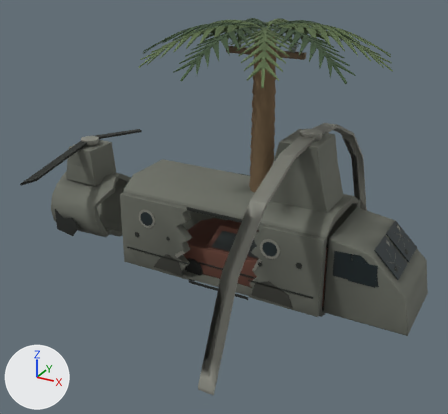
Before and after pictures for a commit that changed the glTF model apps/range/public/models/crash.glb.
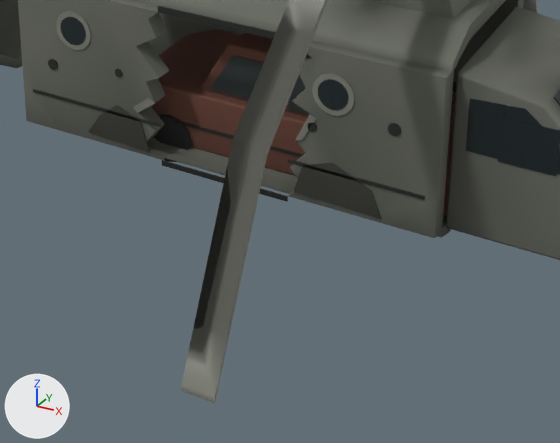
Each version is shown whole from a camera (50 mm lens) standing at (6.26, -13.37, 8.57) and looking at (-0.83, -0.48, 2.13), then close up on the part from 25% to 84% of the width and 49% to 100% of the height. Arrows for +X, +Y and +Z are at lower left; the lights stay in place. The older version's two pictures come first.

Objects in the first close-up: 'burned-car', 'helicopter' and 1 more.
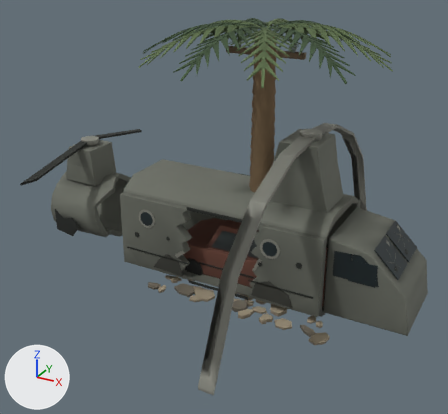
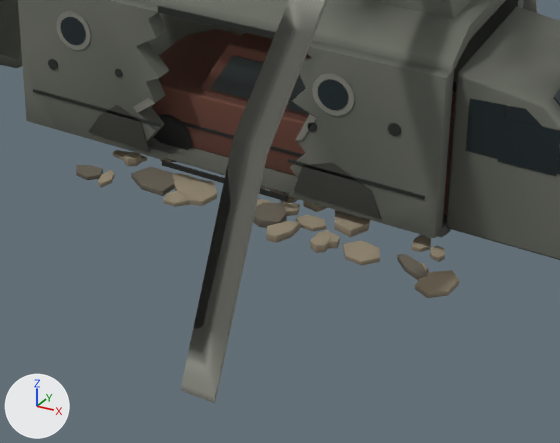
Commit message: Add scattered debris to Crash site

Changed parts and their boxes (x1, y1, x2, y2) in the close-ups (560 x 443 px):
'impact-scatter-23', added: after (124, 152, 429, 281)
    faces in mat_rubble_stone: (124, 152, 429, 280)
    faces in mat_rubble_dark: (253, 203, 428, 281)
'impact-scatter-11', added: after (76, 150, 459, 298)
    faces in mat_rubble_stone: (113, 150, 459, 298)
    faces in mat_rubble_dark: (76, 165, 174, 196)
'impact-scatter-37', added (mostly hidden): after (98, 159, 370, 243)

The edits, one by one:
Mesh me_impact_scatter_37 is new.
It has 360 vertices, 600 faces and spans x -2.57..1.92, y -1.97..1.95, z 0.01..0.11.
Faces by material slot: [120, 480].
It uses material mat_rubble_dark.
It uses material mat_rubble_stone.
Mesh me_impact_scatter_23 is new.
It has 360 vertices, 600 faces and spans x -2.53..2.58, y -1.95..2.07, z 0.01..0.11.
Faces by material slot: [120, 480].
It uses material mat_rubble_dark.
It uses material mat_rubble_stone.
Mesh me_impact_scatter_11 is new.
It has 360 vertices, 600 faces and spans x -2.46..2.64, y -2.12..2.01, z 0.01..0.11.
Faces by material slot: [120, 480].
It uses material mat_rubble_dark.
It uses material mat_rubble_stone.
Object 'impact-scatter-37' (ob_impact_scatter_37) is new; it shows me_impact_scatter_37.
Its location is (0.0, 0.0, 0.0).
Object 'impact-scatter-23' (ob_impact_scatter_23) is new; it shows me_impact_scatter_23.
Its location is (0.0, 0.0, 0.0).
Object 'impact-scatter-11' (ob_impact_scatter_11) is new; it shows me_impact_scatter_11.
Its location is (0.0, 0.0, 0.0).
